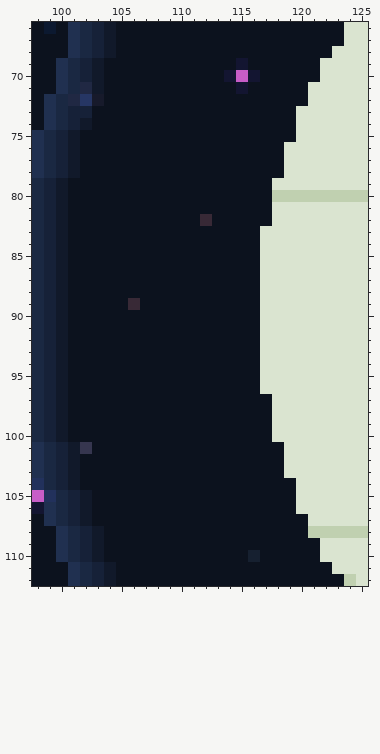
File history of a pixel-art file, concepting/screen1.ase. Above, as it was before the edit.
320x180 pixels, 1 frame. Colours within 5 levels of each other are drawn and written as one. Shown: x 98..125, y 66..112. The commit also changed other parts of the picture, which this record leaves out.
Now the later version:
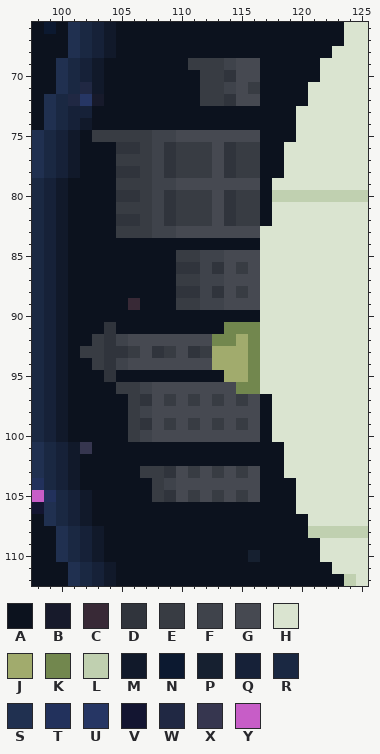
Palette (. is transparent): A #0c121e  B #171a2b  C #382936  D #30343c  E #383c43  F #3f434b  G #464951  H #dae4d0  J #a1ab6d  K #72874e  L #c0d0b0  M #11192a  N #0c1930  P #162030  Q #162138  R #1a2842  S #203050  T #22315c  U #263664  V #131531  W #202843  X #36364f  Y #c75dc7
What changed:
layer "Layer 4" added
layer "Layer 5" added
--- layers "Layer 5", "Layer 4"
@@ x 100..118 @@
  68 ASRQMAAAAAAAAAAAAAA
- 69 SRQMAAAAAAAAAAAVAAA
- 70 SRQMAAAAAAAAAAVYVAA
- 71 SRWMAAAAAAAAAAAVAAA
- 72 RWUBAAAAAAAAAAAAAAA
+ 69 SRQMAAAAAAAEEEFGGAA
+ 70 SRQMAAAAAAAAEEDGGAA
+ 71 SRWMAAAAAAAAEEFGEAA
+ 72 RWUBAAAAAAAAEEDGGAA
  73 RQQAAAAAAAAAAAAAAAA
  74 RQMAAAAAAAAAAAAAAAA
- 75 QMAAAAAAAAAAAAAAAAA
- 76 QMAAAAAAAAAAAAAAAAA
- 77 QMAAAAAAAAAAAAAAAAA
- 78 QMAAAAAAAAAAAAAAAAA
- 79 MAAAAAAAAAAAAAAAAAH
- 80 MAAAAAAAAAAAAAAAAAL
- 81 MAAAAAAAAAAAAAAAAAH
- 82 MAAAAAAAAAAACAAAAAH
- 83 MAAAAAAAAAAAAAAAAHH
+ 75 QMAEEEEEFFGGGGGGGAA
+ 76 QMAAADDEFDEEEGDEEAA
+ 77 QMAAAEEEFDEEEGDEEAA
+ 78 QMAAADDEFDEEEGDEEAA
+ 79 MAAAAEEEFFGGGGGGGAH
+ 80 MAAAADDEFDEEEGDEEAL
+ 81 MAAAAEEEFDEEEGDEEAH
+ 82 MAAAADDEFDEEEGDEEAH
+ 83 MAAAAEEEFFGGGGGGGHH
  84 MAAAAAAAAAAAAAAAAHH
- 85 MAAAAAAAAAAAAAAAAHH
- 86 MAAAAAAAAAAAAAAAAHH
- 87 MAAAAAAAAAAAAAAAAHH
- 88 MAAAAAAAAAAAAAAAAHH
- 89 MAAAAACAAAAAAAAAAHH
+ 85 MAAAAAAAAAEEFFGGGHH
+ 86 MAAAAAAAAADDFDGEGHH
+ 87 MAAAAAAAAAEEFFGGGHH
+ 88 MAAAAAAAAADDFDGEGHH
+ 89 MAAAAACAAAEEFFGGGHH
  90 MAAAAAAAAAAAAAAAAHH
- 91 MAAAAAAAAAAAAAAAAHH
- 92 MAAAAAAAAAAAAAAAAHH
- 93 MAAAAAAAAAAAAAAAAHH
- 94 MAAAAAAAAAAAAAAAAHH
- 95 MAAAAAAAAAAAAAAAAHH
- 96 MAAAAAAAAAAAAAAAAHH
- 97 MAAAAAAAAAAAAAAAAAH
- 98 MAAAAAAAAAAAAAAAAAH
- 99 MAAAAAAAAAAAAAAAAAH
-100 MAAAAAAAAAAAAAAAAAH
+ 91 MAAADAAAAAAAAAKKKHH
+ 92 MAAEDFGGGGGGGKKJKHH
+ 93 MAEEDDEGDEGDEJJJKHH
+ 94 MAAEDFGGGGGGGJJJKHH
+ 95 MAAADAAAAAAAAAJJKHH
+ 96 MAAAAEEFGGGGGGGKKHH
+ 97 MAAAAAEDGEGEGEGEGAH
+ 98 MAAAAAEFGGGGGGGGGAH
+ 99 MAAAAAEDGEGEGEGEGAH
+100 MAAAAAEFGGGGGGGGGAH
 101 QMXAAAAAAAAAAAAAAAA
 102 QMAAAAAAAAAAAAAAAAA
-103 QMAAAAAAAAAAAAAAAAA
-104 QMAAAAAAAAAAAAAAAAA
-105 RQMAAAAAAAAAAAAAAAA
+103 QMAAAAAEEDGEGEGEGAA
+104 QMAAAAAAEFGGGGGGGAA
+105 RQMAAAAAEDGEGEGEGAA
 106 RQMAAAAAAAAAAAAAAAA
